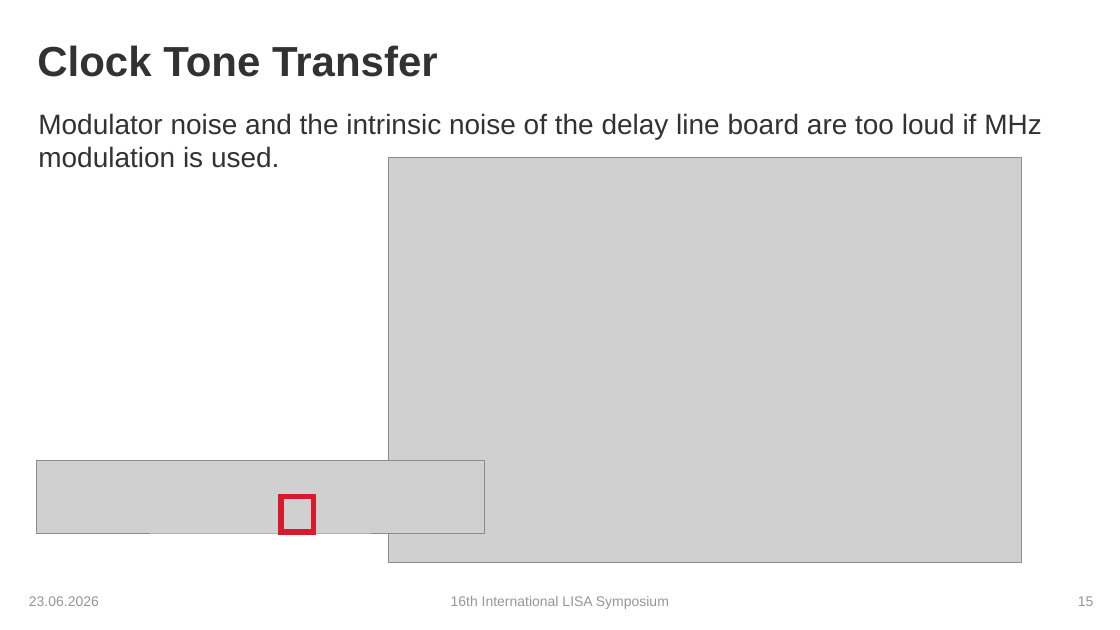
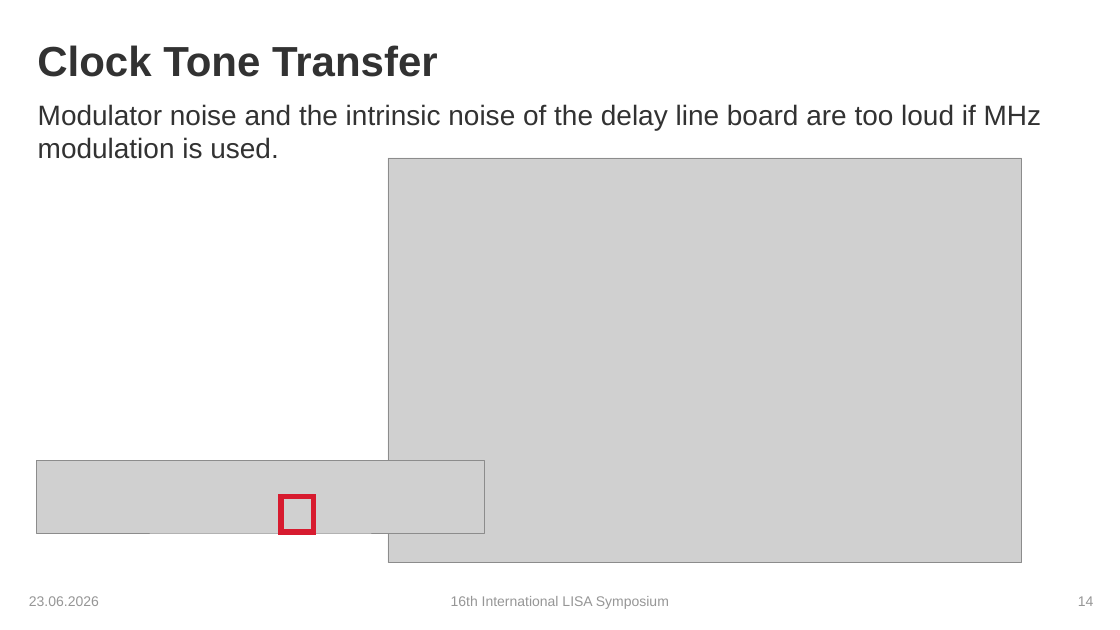
Before and after one commit to karinkruuse/Esitlused, a slide deck: slide 14 of Kruuse_Symposium_2026 - Copy.pptx (slide 15 before the commit). Drawn at 1120x630 pixels with LibreOffice and Linux fonts; fonts in the diff are those of the drawing; grey boxes stand for pictures; background and template pictures are left out. Boxes give left, top, right and bottom in pixels: in the first picture for what was removed or moved away, otherwise in the second. Text is boxed around its words. In the diff, an @@ line names an element or a change of style, - is before the commit and + after.

```diff
--- a/Kruuse_Symposium_2026 - Copy.pptx
+++ b/Kruuse_Symposium_2026 - Copy.pptx
@@ text "Modulator noise and the intrinsic ..." moved from (x1=38, y1=113, x2=1042, y2=168) to (x1=38, y1=104, x2=1042, y2=159) @@
@@ page number at (x1=1078, y1=596, x2=1094, y2=606): text changed @@
-15
+14
```
Also in this commit, not shown: 9 other slides changed.
